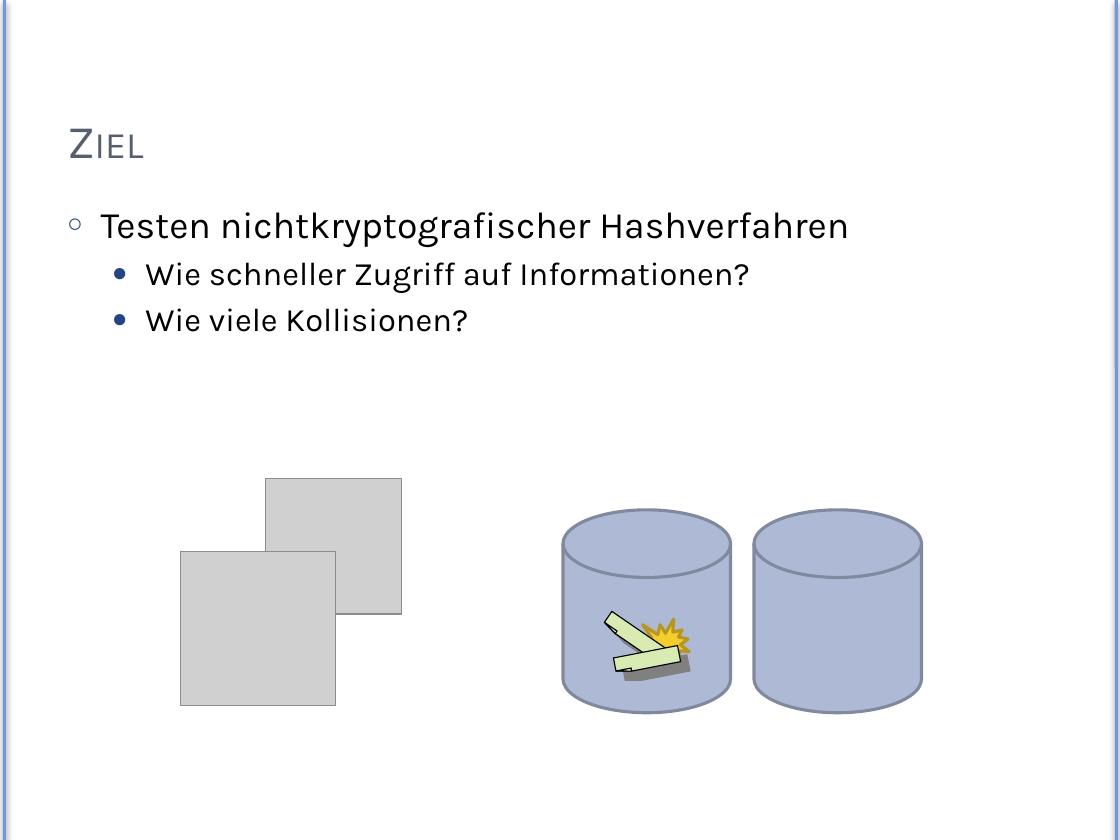
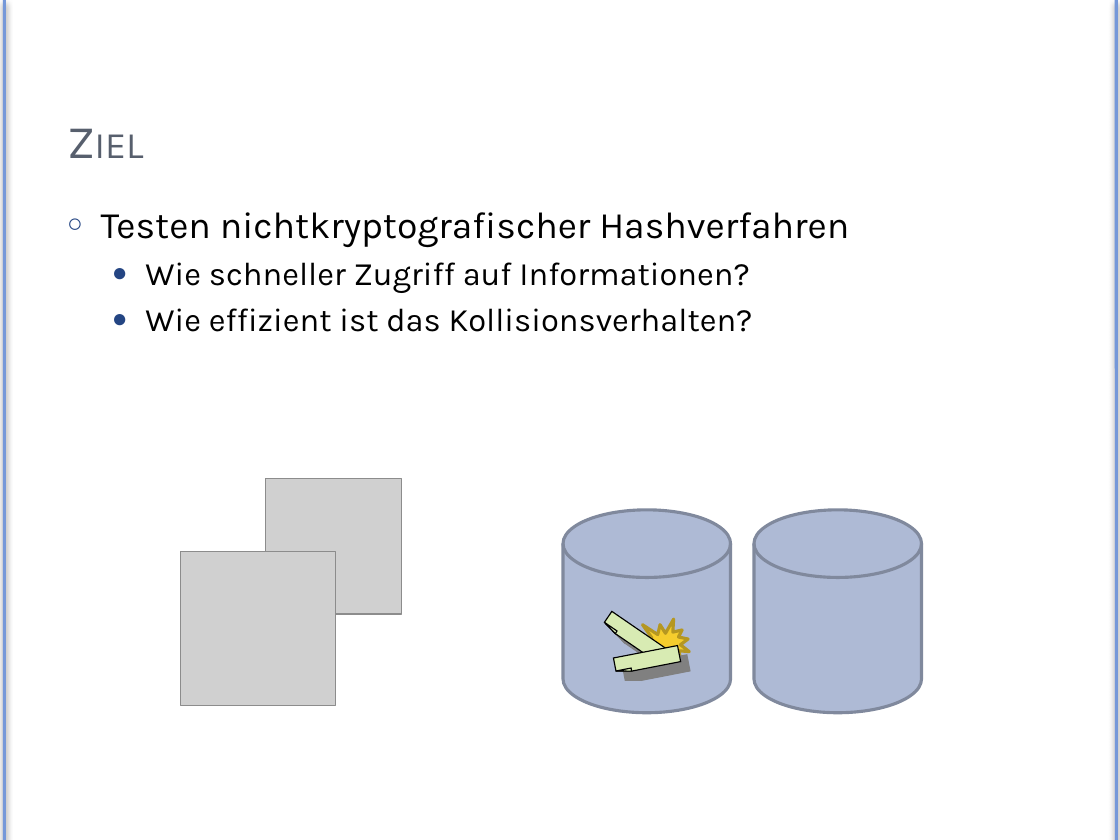
Before and after one commit to Exa-THM/HashTesting, a slide deck: slide 6 of Presentation/exa-hashes.pptx. Drawn at 1120x840 pixels with LibreOffice and Linux fonts; fonts in the diff are those of the drawing; grey boxes stand for pictures. Boxes give left, top, right and bottom in pixels: in the first picture for what was removed or moved away, otherwise in the second. Text is boxed around its words. In the diff, an @@ line names an element or a change of style, - is before the commit and + after.

```diff
--- a/Presentation/exa-hashes.pptx
+++ b/Presentation/exa-hashes.pptx
@@ text at [145,308,753,332]: text changed @@
-  ● Wie viele Kollisionen?
+  ● Wie effizient ist das Kollisionsverhalten?
```
Also in this commit, not shown: 11 other slides changed, 1 slide removed, 51 other files.
